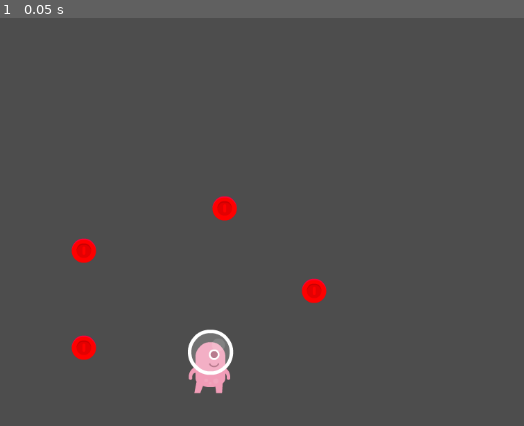
Above: before the commit, frame 1.
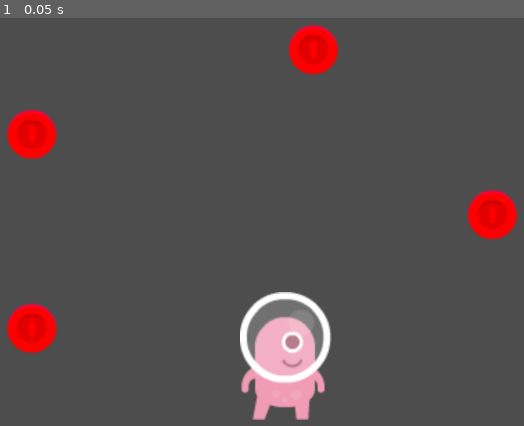
Above: after the commit, the same moment.

Repository: dungeoncraw/pocs
Game: Godot game, scene res://main.tscn
The game is run twice, just before and just after one commit, with the same random seed, the same clock (stepped at 60 frames per second) and the same inputs. Before the commit the project has no main scene; this scene is started directly in both runs.
Inputs:
- Up to frame 1 (0.05 s): no input

The runs differ from the first frame. In frame 1, 9.9% of the frame differs, in the area x 1-99%, y 1-99%.

Commit message:
Godot: basic material

Diff:
--- /dev/null
+++ b/context/games/godot/introduction/3d_test.tscn
@@ -0,0 +1,41 @@
+[gd_scene format=3 uid="uid://c8cxmddlgptse"]
+
+[ext_resource type="Material" uid="uid://dtn5kpylyp04y" path="res://Material/first_material.tres" id="1_g22v7"]
+[ext_resource type="Material" uid="uid://brqh381aeaxo0" path="res://Material/second_material.tres" id="1_mac0m"]
+
+[sub_resource type="BoxMesh" id="BoxMesh_linea"]
+
+[sub_resource type="SphereMesh" id="SphereMesh_g22v7"]
+
+[sub_resource type="SphereMesh" id="SphereMesh_linea"]
+
+[sub_resource type="SphereMesh" id="SphereMesh_mac0m"]
+
+[node name="Node3D" type="Node3D" unique_id=1111948142]
+
+[node name="Floor" type="MeshInstance3D" parent="." unique_id=940002693]
+transform = Transform3D(-0.0070572654, 0.33811095, -8.030915, -0.14447984, -0.031046271, 0.391475, -0.00029880553, 7.0253496, 0.38823485, 1.0320725, -0.88101864, -0.0924325)
+mesh = SubResource("BoxMesh_linea")
+
+[node name="Snow" type="Node3D" parent="." unique_id=1752219372]
+
+[node name="torso" type="MeshInstance3D" parent="Snow" unique_id=1240350546]
+transform = Transform3D(1, 0, 0, 0, 1, 0, 0, 0, 1, 0.015661478, 0.91478, 0.026707828)
+material_override = ExtResource("1_mac0m")
+mesh = SubResource("SphereMesh_g22v7")
+
+[node name="body" type="MeshInstance3D" parent="Snow" unique_id=1688189986]
+transform = Transform3D(1.4410988, 0, 0, 0, 1.1895919, 0, 0, 0, 1.4092106, 0, 0, 0)
+material_override = ExtResource("1_g22v7")
+mesh = SubResource("SphereMesh_linea")
+
+[node name="head" type="MeshInstance3D" parent="Snow" unique_id=1948670555]
+transform = Transform3D(0.6769211, 0, 0, 0, 0.6633912, 0, 0, 0, 0.65769035, 0, 1.6827486, 0)
+material_override = ExtResource("1_g22v7")
+mesh = SubResource("SphereMesh_mac0m")
+
+[node name="DirectionalLight3D" type="DirectionalLight3D" parent="." unique_id=1238244121]
+transform = Transform3D(0.9943639, 0.091710374, 0.053194735, -0.10229024, 0.69794613, 0.70880735, 0.027877929, -0.7102537, 0.7033935, 0, 2.886995, 3.8672326)
+light_color = Color(1, 1, 0.20784314, 1)
+light_energy = 2.663
+shadow_enabled = true
--- /dev/null
+++ b/context/games/godot/introduction/Material/first_material.tres
@@ -0,0 +1,9 @@
+[gd_resource type="StandardMaterial3D" format=3 uid="uid://dtn5kpylyp04y"]
+
+[resource]
+albedo_color = Color(0.7529412, 0.4392157, 0.9529412, 1)
+metallic = 0.69
+roughness = 0.27
+rim_enabled = true
+rim = 0.93
+rim_tint = 0.21
--- /dev/null
+++ b/context/games/godot/introduction/Material/omni_light.tscn
@@ -0,0 +1,44 @@
+[gd_scene format=3 uid="uid://b5aptnaqxfdfr"]
+
+[ext_resource type="Material" uid="uid://brqh381aeaxo0" path="res://Material/second_material.tres" id="1_y1ssj"]
+[ext_resource type="Material" uid="uid://dtn5kpylyp04y" path="res://Material/first_material.tres" id="2_yukhd"]
+
+[sub_resource type="BoxMesh" id="BoxMesh_linea"]
+
+[sub_resource type="SphereMesh" id="SphereMesh_g22v7"]
+
+[sub_resource type="SphereMesh" id="SphereMesh_linea"]
+
+[sub_resource type="SphereMesh" id="SphereMesh_mac0m"]
+
+[node name="Node3D" type="Node3D" unique_id=1111948142]
+
+[node name="Floor" type="MeshInstance3D" parent="." unique_id=940002693]
+transform = Transform3D(-0.0070572654, 0.33811095, -8.030915, -0.14447984, -0.031046271, 0.391475, -0.00029880553, 7.0253496, 0.38823485, 1.0320725, -0.88101864, -0.0924325)
+mesh = SubResource("BoxMesh_linea")
+
+[node name="Snow" type="Node3D" parent="." unique_id=1752219372]
+
+[node name="torso" type="MeshInstance3D" parent="Snow" unique_id=1240350546]
+transform = Transform3D(1, 0, 0, 0, 1, 0, 0, 0, 1, 0.015661478, 0.91478, 0.026707828)
+material_override = ExtResource("1_y1ssj")
+mesh = SubResource("SphereMesh_g22v7")
+
+[node name="body" type="MeshInstance3D" parent="Snow" unique_id=1688189986]
+transform = Transform3D(1.4410988, 0, 0, 0, 1.1895919, 0, 0, 0, 1.4092106, 0, 0, 0)
+material_override = ExtResource("2_yukhd")
+mesh = SubResource("SphereMesh_linea")
+
+[node name="head" type="MeshInstance3D" parent="Snow" unique_id=1948670555]
+transform = Transform3D(0.6769211, 0, 0, 0, 0.6633912, 0, 0, 0, 0.65769035, 0, 1.6827486, 0)
+material_override = ExtResource("2_yukhd")
+mesh = SubResource("SphereMesh_mac0m")
+
+[node name="OmniLight3D" type="OmniLight3D" parent="." unique_id=622137228]
+transform = Transform3D(1, 0, 0, 0, 1, -2.3283064e-10, 0, 2.3283064e-10, 1, 0.1489594, 0.44082665, 1.5493641)
+light_color = Color(0.8987309, 0.34249356, 0.71340066, 1)
+shadow_enabled = true
+omni_range = 2.9937577
+
+[node name="Camera3D" type="Camera3D" parent="." unique_id=1609630380]
+transform = Transform3D(1, 0, 0, 0, 1, 0, 0, 0, 1, 0, 0, 3.3943777)
--- /dev/null
+++ b/context/games/godot/introduction/Material/second_material.tres
@@ -0,0 +1,5 @@
+[gd_resource type="StandardMaterial3D" format=3 uid="uid://brqh381aeaxo0"]
+
+[resource]
+transparency = 1
+albedo_color = Color(0, 0.9843137, 0, 0.24313726)
--- /dev/null
+++ b/context/games/godot/introduction/Material/spotlight.tscn
@@ -0,0 +1,45 @@
+[gd_scene format=3 uid="uid://d2fvrdr0mq0w7"]
+
+[ext_resource type="Material" uid="uid://brqh381aeaxo0" path="res://Material/second_material.tres" id="1_pmb3s"]
+[ext_resource type="Material" uid="uid://dtn5kpylyp04y" path="res://Material/first_material.tres" id="2_rcqr8"]
+
+[sub_resource type="BoxMesh" id="BoxMesh_linea"]
+
+[sub_resource type="SphereMesh" id="SphereMesh_g22v7"]
+
+[sub_resource type="SphereMesh" id="SphereMesh_linea"]
+
+[sub_resource type="SphereMesh" id="SphereMesh_mac0m"]
+
+[node name="Node3D" type="Node3D" unique_id=1111948142]
+
+[node name="Floor" type="MeshInstance3D" parent="." unique_id=940002693]
+transform = Transform3D(-0.0070572654, 0.33811095, -8.030915, -0.14447984, -0.031046271, 0.391475, -0.00029880553, 7.0253496, 0.38823485, 1.0320725, -0.88101864, -0.0924325)
+mesh = SubResource("BoxMesh_linea")
+
+[node name="Snow" type="Node3D" parent="." unique_id=1752219372]
+
+[node name="torso" type="MeshInstance3D" parent="Snow" unique_id=1240350546]
+transform = Transform3D(1, 0, 0, 0, 1, 0, 0, 0, 1, 0.015661478, 0.91478, 0.026707828)
+material_override = ExtResource("1_pmb3s")
+mesh = SubResource("SphereMesh_g22v7")
+
+[node name="body" type="MeshInstance3D" parent="Snow" unique_id=1688189986]
+transform = Transform3D(1.4410988, 0, 0, 0, 1.1895919, 0, 0, 0, 1.4092106, 0, 0, 0)
+material_override = ExtResource("2_rcqr8")
+mesh = SubResource("SphereMesh_linea")
+
+[node name="head" type="MeshInstance3D" parent="Snow" unique_id=1948670555]
+transform = Transform3D(0.6769211, 0, 0, 0, 0.6633912, 0, 0, 0, 0.65769035, 0, 1.6827486, 0)
+material_override = ExtResource("2_rcqr8")
+mesh = SubResource("SphereMesh_mac0m")
+
+[node name="SpotLight3D" type="SpotLight3D" parent="." unique_id=561543353]
+transform = Transform3D(0.98408026, -0.16371284, 0.069166385, 0.116743565, 0.88889915, 0.44297767, -0.13400309, -0.42785087, 0.8938607, 0.37488508, 1.3784823, 3.253827)
+light_color = Color(0.101960786, 1, 0, 1)
+light_energy = 6.782
+spot_range = 4.0808725
+
+[node name="Camera3D" type="Camera3D" parent="." unique_id=384243381]
+transform = Transform3D(1, 0, 0, 0, 0.84518725, 0.5344703, 0, -0.5344703, 0.84518725, 0, 2.2574587, 3.1538107)
+fov = 55.9
--- a/context/games/godot/introduction/main.tscn
+++ b/context/games/godot/introduction/main.tscn
@@ -20,3 +20,7 @@
 
 [node name="Coin4" parent="." unique_id=1168459658 instance=ExtResource("2_0xm2m")]
 position = Vector2(520, 278)
+
+[node name="Camera2D" type="Camera2D" parent="." unique_id=1119262652]
+position = Vector2(484, 416)
+zoom = Vector2(2, 2)
--- /dev/null
+++ b/context/games/godot/introduction/parenting.tscn
@@ -0,0 +1,21 @@
+[gd_scene format=3 uid="uid://inn0ve1vxync"]
+
+[ext_resource type="Texture2D" uid="uid://2ckko5g85suu" path="res://Sprites/Player.png" id="1_447uq"]
+[ext_resource type="Texture2D" uid="uid://dd57nkasxjaeu" path="res://Sprites/Coin.png" id="2_42gd5"]
+
+[sub_resource type="RectangleShape2D" id="RectangleShape2D_q8i8m"]
+size = Vector2(63, 91)
+
+[node name="Main" type="Node2D" unique_id=1041416859]
+
+[node name="Player" type="Sprite2D" parent="." unique_id=1638725688]
+position = Vector2(1656, 1763)
+texture = ExtResource("1_447uq")
+
+[node name="CollisionShape2D" type="CollisionShape2D" parent="Player" unique_id=2098067376]
+position = Vector2(-0.5, 0.5)
+shape = SubResource("RectangleShape2D_q8i8m")
+
+[node name="Coin" type="Sprite2D" parent="Player" unique_id=318630933]
+position = Vector2(41, 31)
+texture = ExtResource("2_42gd5")
--- a/context/games/godot/introduction/project.godot
+++ b/context/games/godot/introduction/project.godot
@@ -11,6 +11,7 @@
 [application]
 
 config/name="introduction"
+run/main_scene="uid://b8krkx5hebsev"
 config/features=PackedStringArray("4.6", "Forward Plus")
 config/icon="res://icon.svg"
 
